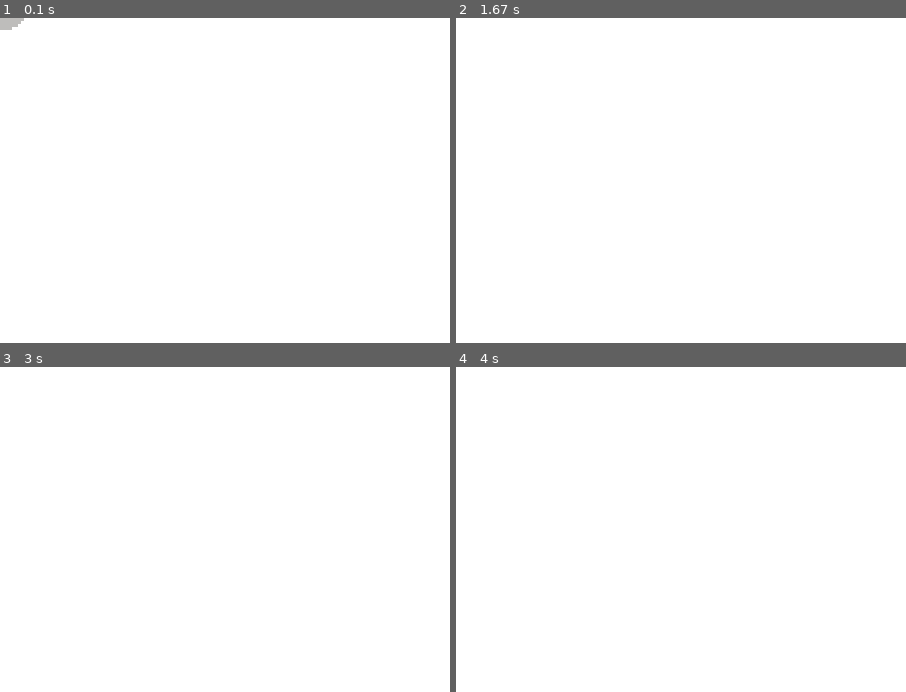
Above: before the commit, frames 1-4 (two rows, left to right).
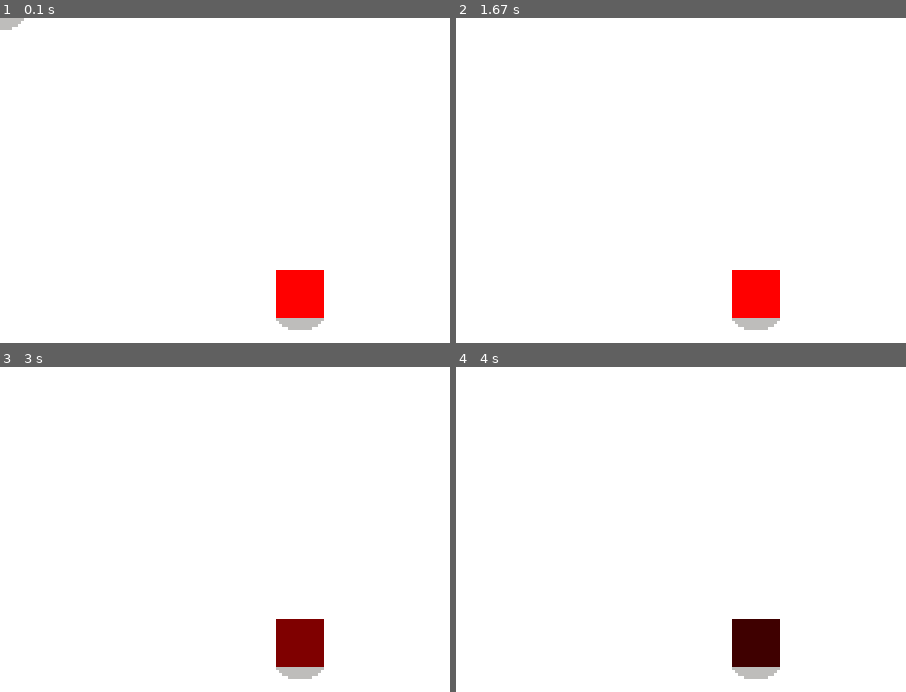
Above: after the commit, the same moments.

Repository: shaurya-sharma-dev/pygame-topdownengine
Game: pygame game, started from examples/basic_usage.py
The game is run twice, just before and just after one commit, with the same random seed, the same clock (stepped at 60 frames per second) and the same inputs.
Inputs:
- Up to frame 1 (0.1 s): no input
- Up to frame 2 (1.67 s): hold D 0.33-0.8 s; hold W 0.83-1.13 s; hold D 1.17-1.63 s
- Up to frame 3 (3 s): no input
- Up to frame 4 (4 s): no input
The pictures show only the part of the screen within x 0-50%, y 0-50%; the shares and areas given below are measured in that part.

The runs differ from the first frame. In frame 1, 1.9% of the frame differs, in the area x 61-72%, y 77-96%; in frame 2, 1.9%; in frame 3, 1.9%; in frame 4, 1.9%.

Commit message:
Add EnvObj to basic usage example and import it in __init__.py. Also, add option to turn on subpixel rendering in basic usage example.
Signed-off-by: Shaurya Sharma 65916881+shaurya-sharma-dev@users.noreply.github.com

Diff:
--- a/examples/basic_usage.py
+++ b/examples/basic_usage.py
@@ -1,6 +1,7 @@
 import topdownengine as tde
 from topdownengine.mobile_obj.controller import KeyboardInputController
 from topdownengine.asset_paths import ASSETS_DIR
+import pygame as pg
 
 # Define an instance of the Game class
 game = tde.Game(
@@ -9,8 +10,8 @@
     window_title="pygame-topdownengine Basic Usage Example"
 )
 
-# Define a mobile_obj
-game_object = tde.MobileObj(
+# Define a MobileObj
+mobile_obj = tde.MobileObj(
     controller=KeyboardInputController(),
     animation_paths={
         'idle': ASSETS_DIR / 'example-player' / 'idle.png',
@@ -20,11 +21,19 @@
     directional_anims=True
 )
 
-# Add it to the game object group
-game.game_object_group.add(game_object)
+# Define an env_obj
+env_obj = tde.EnvObject(colliders=[pg.Rect(0, 0, 16, 16)])
+env_obj.position = pg.Vector2(100, 100)
+
+# Add them both to the game object group
+game.game_object_group.add(mobile_obj)
+game.game_object_group.add(env_obj)
 
 # Rescale GameObjects to have a SCALE of 3 (this makes them more visible)
 tde.GameObject.set_scale(3, game)
 
+# You can add subpixel rendering by uncommenting the below line of code
+# tde.GameObject.SUBPIXEL = True
+
 # Run the game
 game.run()
--- a/topdownengine/__init__.py
+++ b/topdownengine/__init__.py
@@ -7,3 +7,4 @@
 from .game import Game
 from .game_object import GameObject
 from .mobile_obj import MobileObj
+from .env_object import EnvObject
